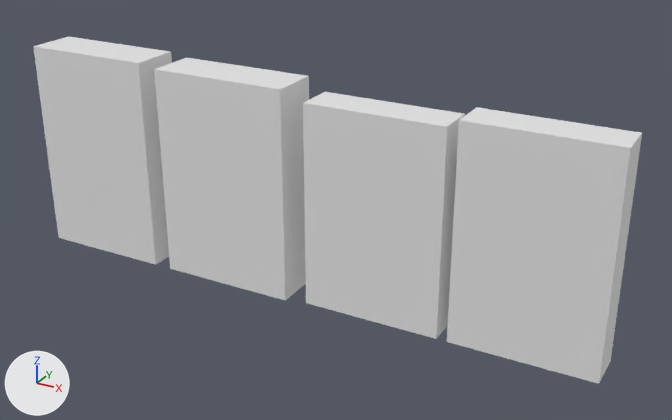
One commit to the FBX model Objects/Cereal/Cereal.fbx: the scene before it, then after it.
The view is the same before and after, from a 50 mm lens placed at (0.91, -0.971, 0.468), pointed at (0.368, 0.014, -0.024). The axes (+X, +Y, +Z) are drawn at lower left. The lights are the same throughout.

Names of what the first picture shows: 'BranFlakes', 'E3_ST4_LI', 'SainsburyHoops', 'SpecialK'.
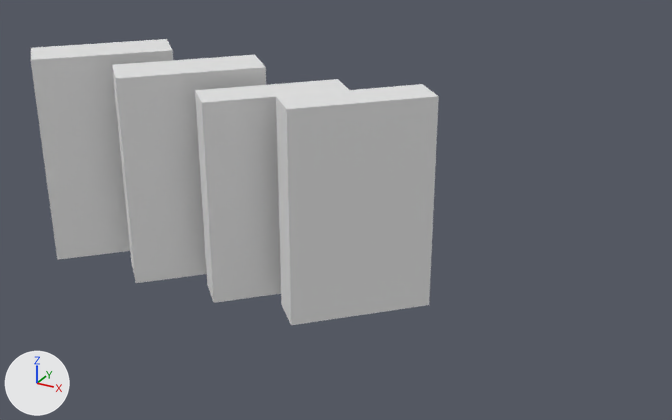
Location of each change, [x1, y1, x2, y2] in pixels of the pictures (672 x 420 px):
'BranFlakes', moved, turned
    before: [447, 107, 642, 384]
    after: [276, 84, 439, 325]
'SpecialK', moved, turned
    before: [303, 92, 465, 339]
    after: [195, 79, 349, 303]
'SainsburyHoops', moved, turned
    before: [154, 58, 309, 300]
    after: [112, 55, 266, 283]
'E3_ST4_LI', turned
    before: [33, 36, 172, 265]
    after: [31, 39, 173, 260]

The change, as a list of edits to the scene's bpy script:
```text
Change ob_sainsburyhoops:
    ob_sainsburyhoops.location: (0.219, 0.0, -0.003) -> (0.151, 0.0, -0.003)
    ob_sainsburyhoops.rotation_euler: (0.0, 0.0, 0.0) -> (0.0, 0.0, 0.785)  # degrees (0, 0, 0) -> degrees (0, 0, 45)
Change ob_e3_st4_li:
    ob_e3_st4_li.rotation_euler: (0.0, 0.0, 0.0) -> (0.0, 0.0, 0.785)  # degrees (0, 0, 0) -> degrees (0, 0, 45)
Change ob_specialk:
    ob_specialk.location: (0.439, 0.0, -0.01) -> (0.283, 0.0, -0.01)
    ob_specialk.rotation_euler: (0.0, 0.0, 0.0) -> (0.0, 0.0, 0.785)  # degrees (0, 0, 0) -> degrees (0, 0, 45)
Change ob_branflakes:
    ob_branflakes.location: (0.643, 0.0, -0.005) -> (0.405, 0.0, -0.005)
    ob_branflakes.rotation_euler: (0.0, 0.0, 0.0) -> (0.0, 0.0, 0.785)  # degrees (0, 0, 0) -> degrees (0, 0, 45)
```
